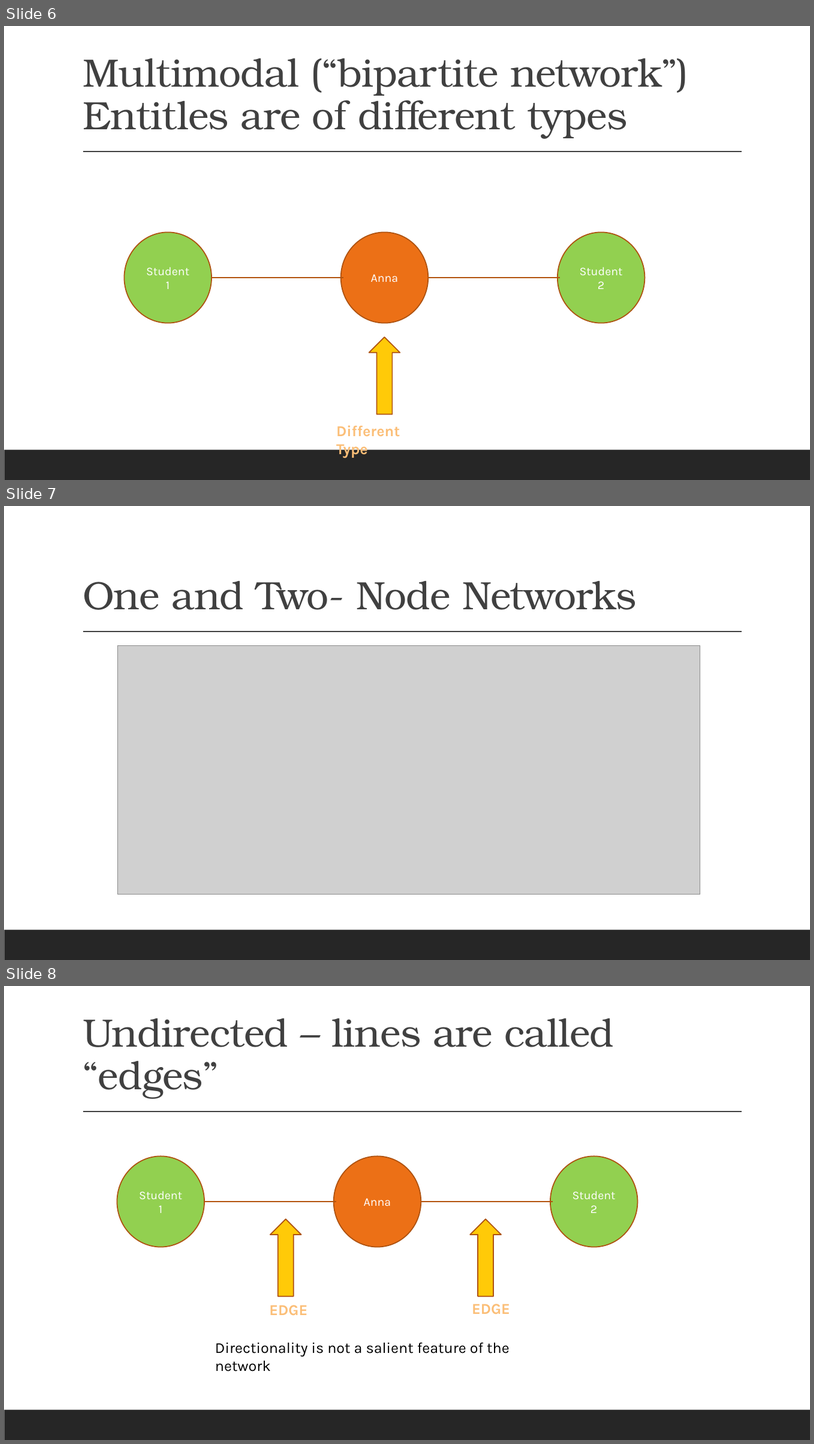
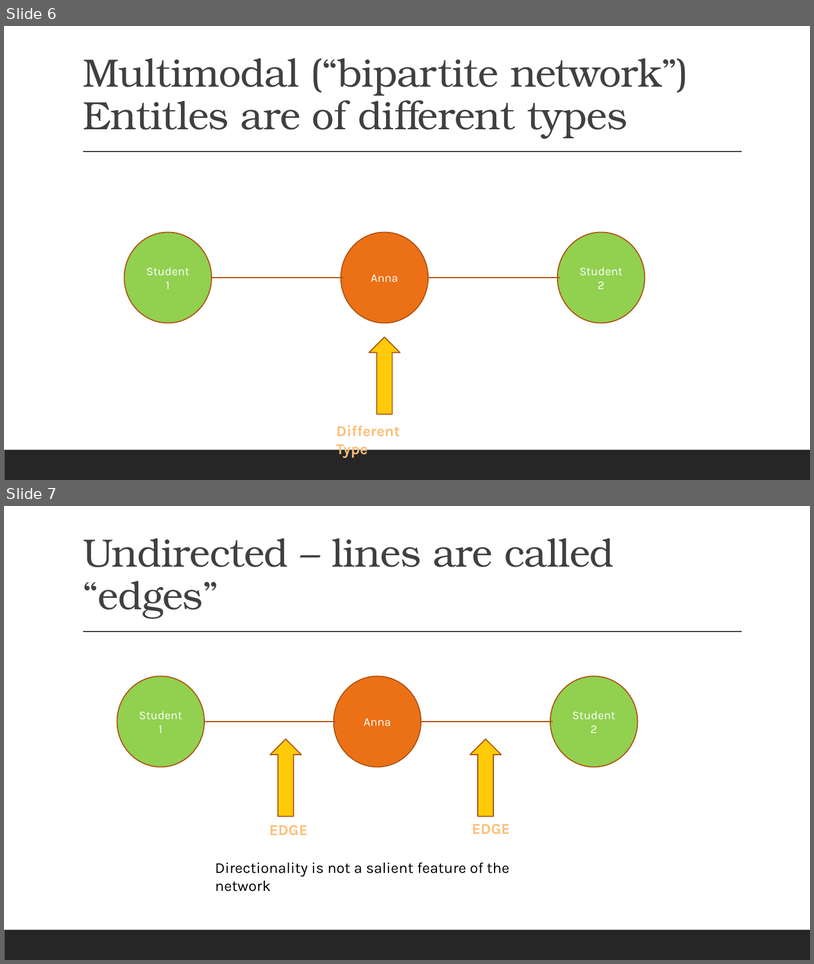
Before and after one commit to elisegia/COC, a slide deck: Day 3.pptx. Shown one above the other, each under a label of ours: slides 6, 7 and 8 before the commit, slides 6 and 7 after it. The pictures are 814x1444 and 814x964 pixels, drawn with LibreOffice and Linux fonts; fonts in the diff are those of the drawing; grey boxes stand for pictures. Boxes give left, top, right and bottom in pixels: in the first picture for what was removed or moved away, otherwise in the second. Text is boxed around its words. In the diff, an @@ line names an element or a change of style, - is before the commit and + after.

```diff
--- a/Day 3.pptx
+++ b/Day 3.pptx
@@ slide 7 removed at (4,506,810,960), background #FFFFFF; not listed: 2 template elements that a slide beside it also shows @@
@@ title removed at (83,581,637,610) @@
-One and Two- Node Networks
@@ picture removed at (118,646,701,894) @@
@@ what was slide 8 is now slide 7 @@
```
Also in this commit, not shown: 2 slides changed, 5 slides added, 1 other slide removed, 2 other files.
